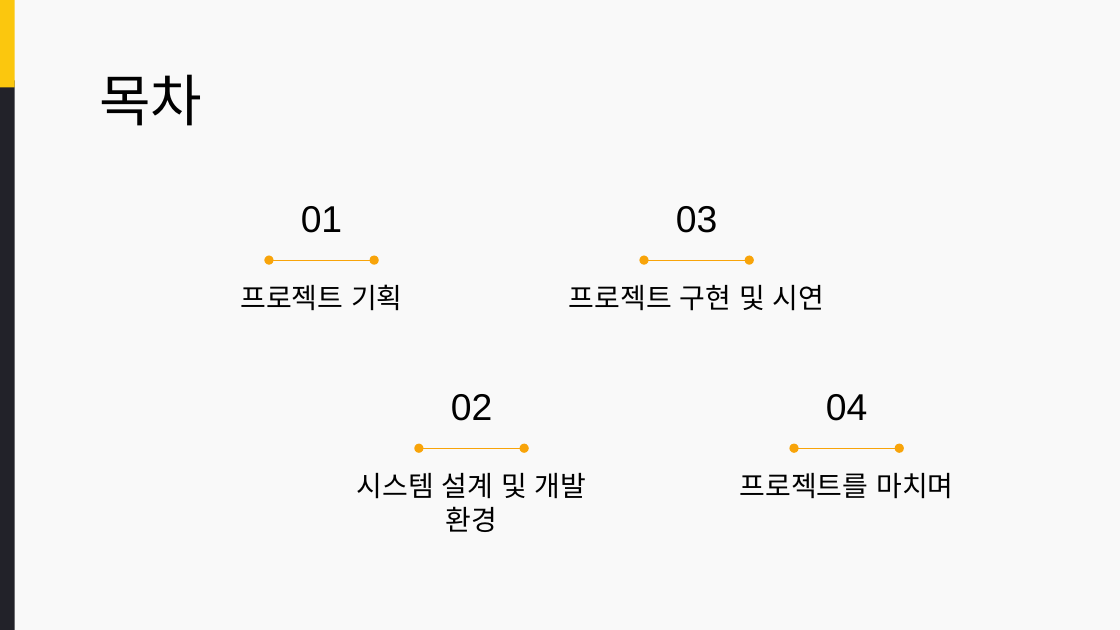
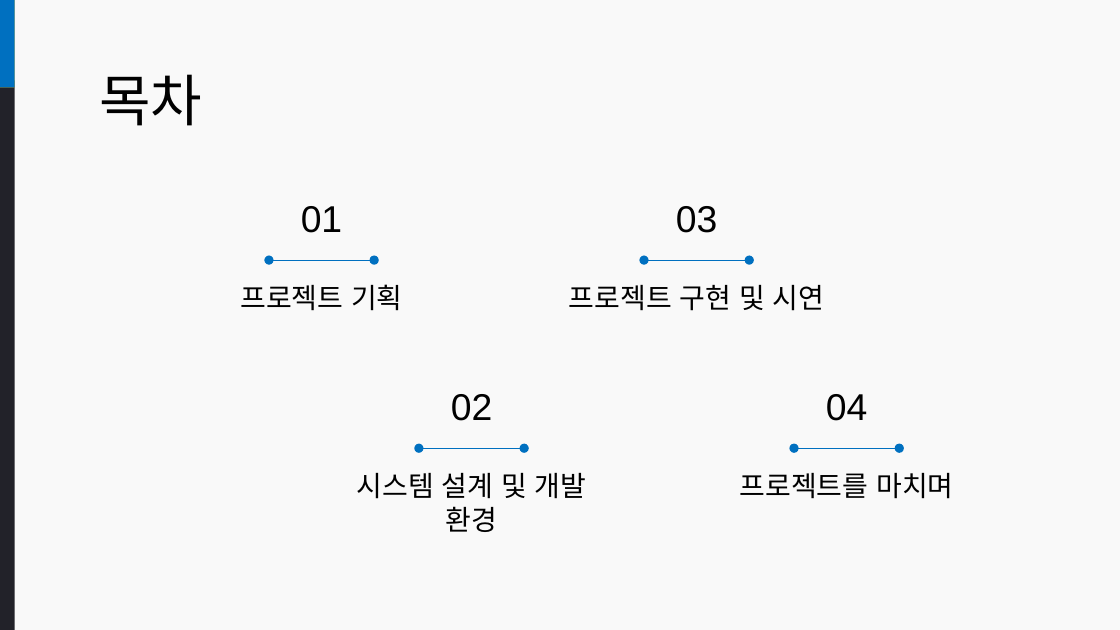
Before and after one commit to petersonahn/parking_system, a slide deck: slide 2 of Report_File/project1_result.pptx. Drawn at 1120x630 pixels with LibreOffice and Linux fonts; fonts in the diff are those of the drawing. Boxes give left, top, right and bottom in pixels: in the first picture for what was removed or moved away, otherwise in the second. Text is boxed around its words. In the diff, an @@ line names an element or a change of style, - is before the commit and + after.

```diff
--- a/Report_File/project1_result.pptx
+++ b/Report_File/project1_result.pptx
@@ rectangle added at box(0, 0, 15, 87), fill #0070C0 @@
@@ double arrow (269, 260) - (374, 260): stroke #F8A40A 0.75 pt to #0070C0 0.75 pt @@
@@ double arrow (644, 260) - (749, 260): stroke #F8A40A 0.75 pt to #0070C0 0.75 pt @@
@@ double arrow (419, 448) - (524, 448): stroke #F8A40A 0.75 pt to #0070C0 0.75 pt @@
@@ double arrow (794, 448) - (899, 448): stroke #F8A40A 0.75 pt to #0070C0 0.75 pt @@
```
Also in this commit, not shown: 17 other slides changed.
